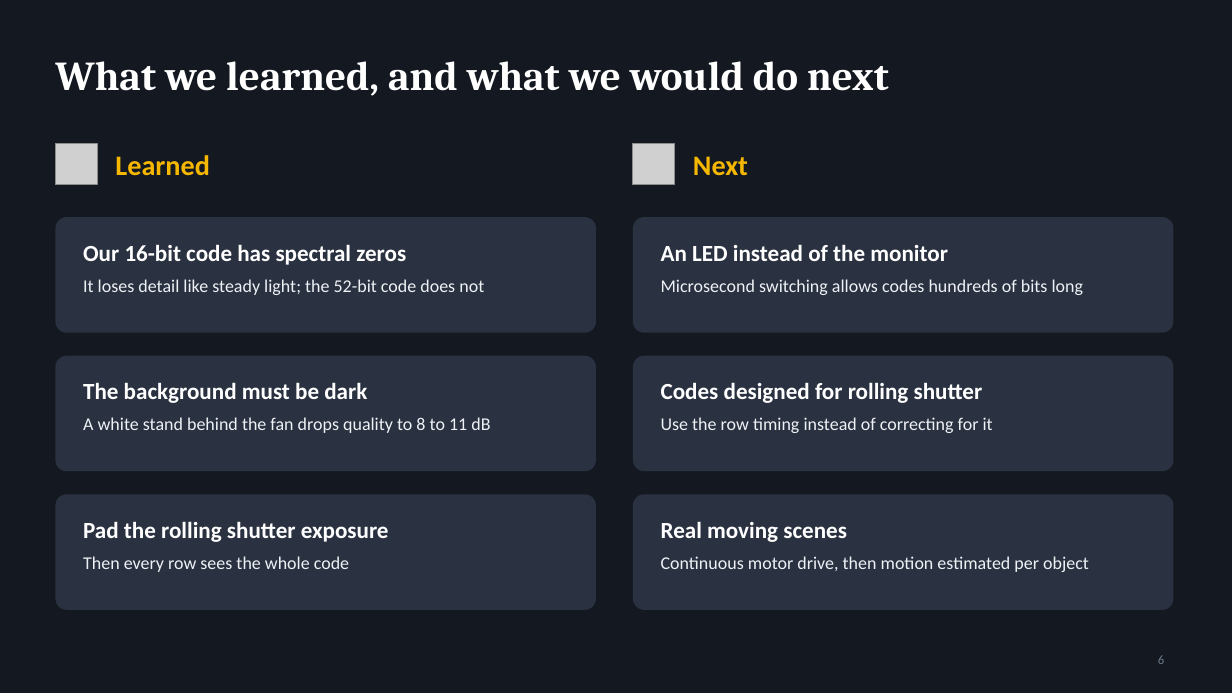
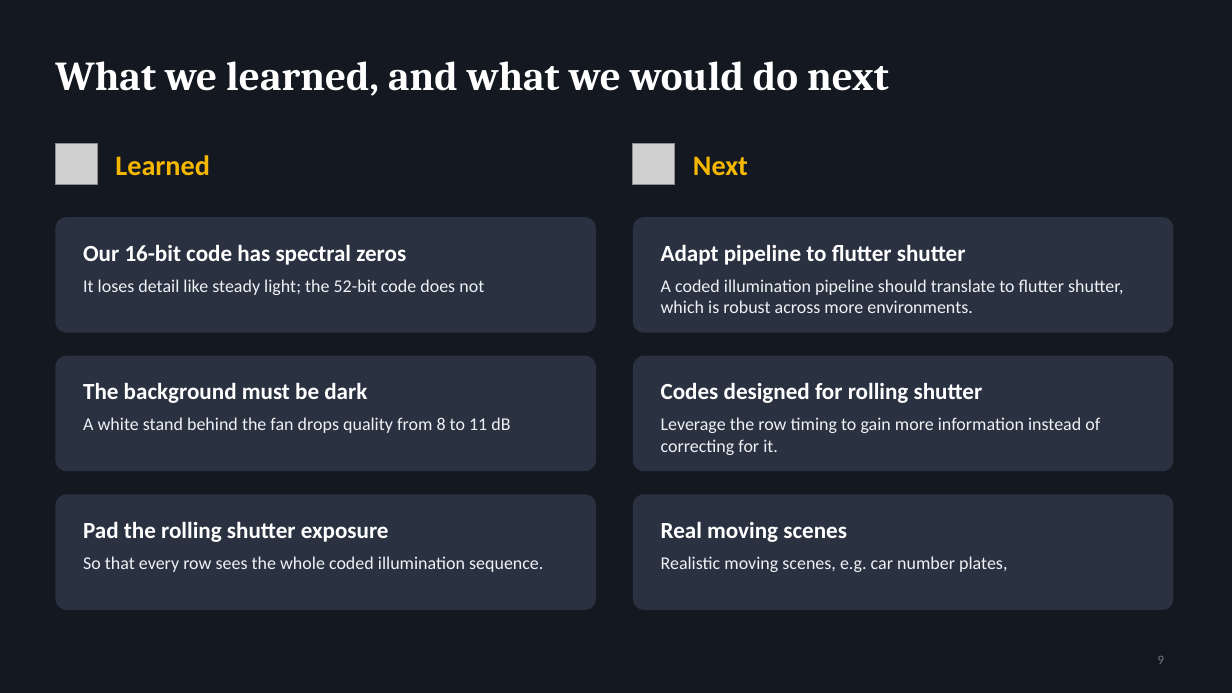
Before and after one commit to chung-811/MECH5720-Major-Project, a slide deck: slide 9 of presentation/MECH5720-lightning-talk.pptx (slide 6 before the commit). Drawn at 1232x693 pixels with LibreOffice and Linux fonts; fonts in the diff are those of the drawing; grey boxes stand for pictures. Boxes give left, top, right and bottom in pixels: in the first picture for what was removed or moved away, otherwise in the second. Text is boxed around its words. In the diff, an @@ line names an element or a change of style, - is before the commit and + after.

```diff
--- a/presentation/MECH5720-lightning-talk.pptx
+++ b/presentation/MECH5720-lightning-talk.pptx
@@ text at box(661, 244, 966, 265): text changed @@
-An LED instead of the monitor
+Adapt pipeline to flutter shutter
@@ text at box(661, 279, 1123, 313): text changed @@
-Microsecond switching allows codes hundreds of bits long
+A coded illumination pipeline should translate to flutter shutter, which is robust across more environments.
@@ text at box(83, 417, 510, 433): text changed @@
-A white stand behind the fan drops quality to 8 to 11 dB
+A white stand behind the fan drops quality from 8 to 11 dB
@@ text at box(661, 417, 1100, 455): text changed @@
-Use the row timing instead of correcting for it
+Leverage the row timing to gain more information instead of correcting for it.
@@ text at box(83, 556, 543, 572): text changed @@
-Then every row sees the whole code
+So that every row sees the whole coded illumination sequence.
@@ text at box(661, 556, 1007, 572): text changed @@
-Continuous motor drive, then motion estimated per object
+Realistic moving scenes, e.g. car number plates,
@@ page number at box(1158, 656, 1164, 664): text changed @@
-6
+9
```
Also in this commit, not shown: 2 other slides changed, 5 slides added, 2 slides removed.
